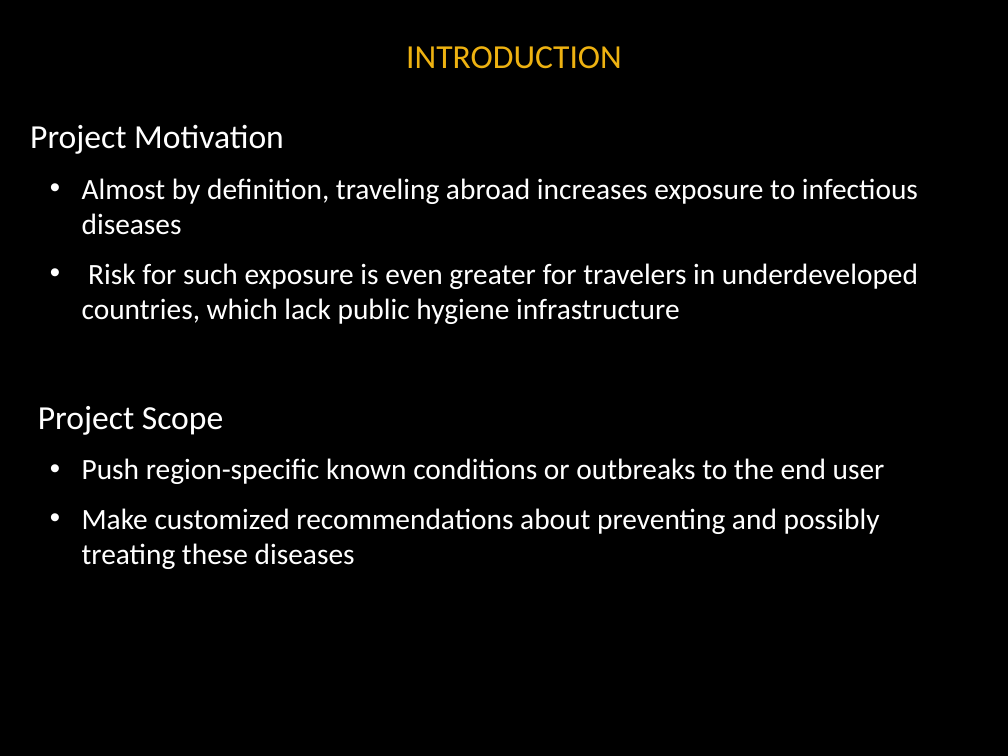
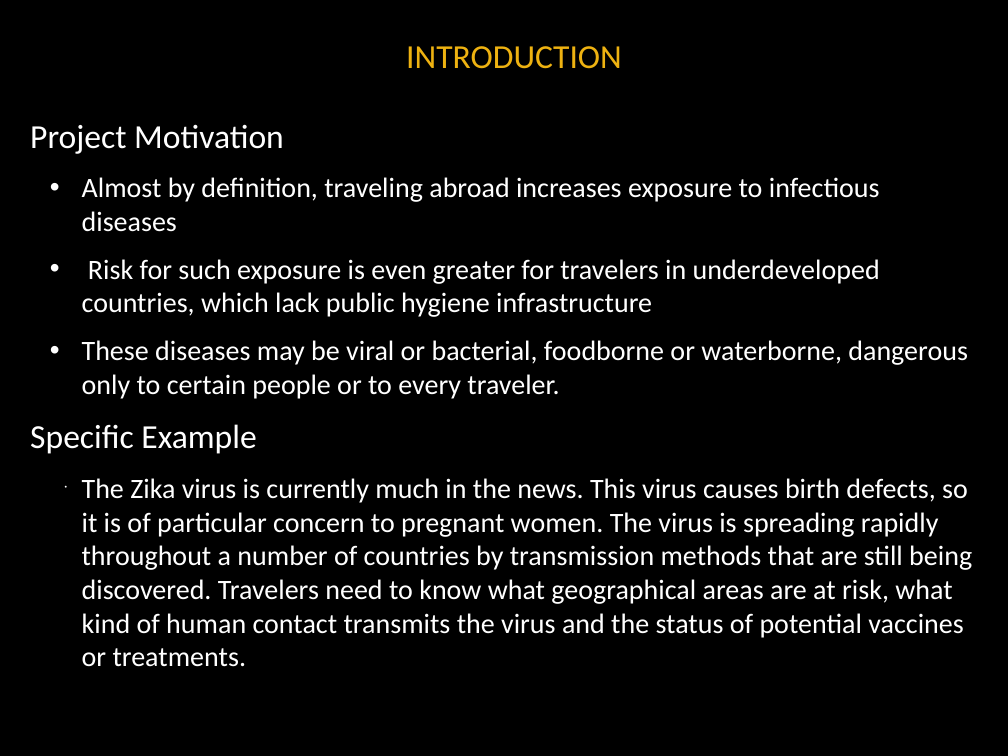
Before and after one commit to noanadler/RockStars, a slide deck: slide 3 of Deliverable1/Docs/TopicPresentation.pptx. Drawn at 1008x756 pixels with LibreOffice and Linux fonts; fonts in the diff are those of the drawing; background and template pictures are left out. Boxes give left, top, right and bottom in pixels: in the first picture for what was removed or moved away, otherwise in the second. Text is boxed around its words. In the diff, an @@ line names an element or a change of style, - is before the commit and + after.

```diff
--- a/Deliverable1/Docs/TopicPresentation.pptx
+++ b/Deliverable1/Docs/TopicPresentation.pptx
@@ text at box(82, 177, 880, 317): size 21 to 20 pt in "Almost by definition, traveling abroad increases exposure ...", "Risk for such exposure is even greater ..." @@
@@ text at box(30, 340, 972, 667): text changed; size 21 to 20 pt @@
-Project Scope
-  • Push region-specific known conditions or outbreaks to the end user
-  • Make customized recommendations about preventing and possibly treating these diseases
+  • These diseases may be viral or bacterial, foodborne or waterborne, dangerous only to certain people or to every traveler.
+Specific Example
+  • The Zika virus is currently much in the news. This virus causes birth defects, so it is of particular concern to pregnant women. The virus is spreading rapidly throughout a number of countries by transmission methods that are still being discovered. Travelers need to know what geographical areas are at risk, what kind of human contact transmits the virus and the status of potential vaccines or treatments.
```
Also in this commit, not shown: 2 other slides changed, 1 slide added.
